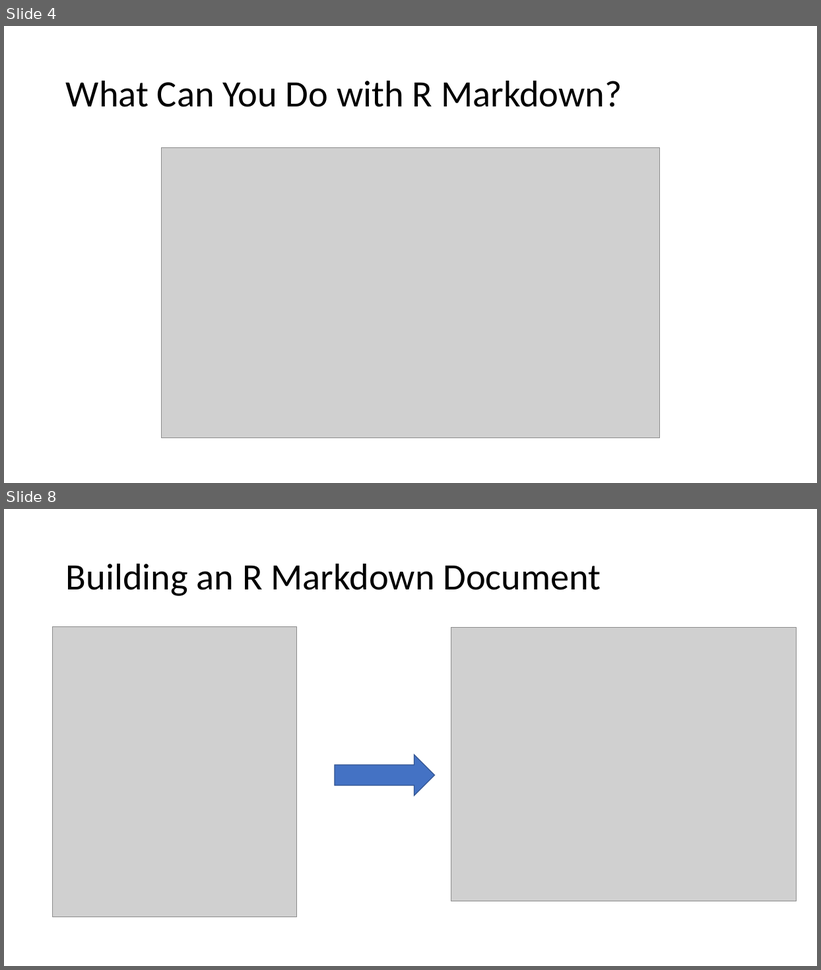
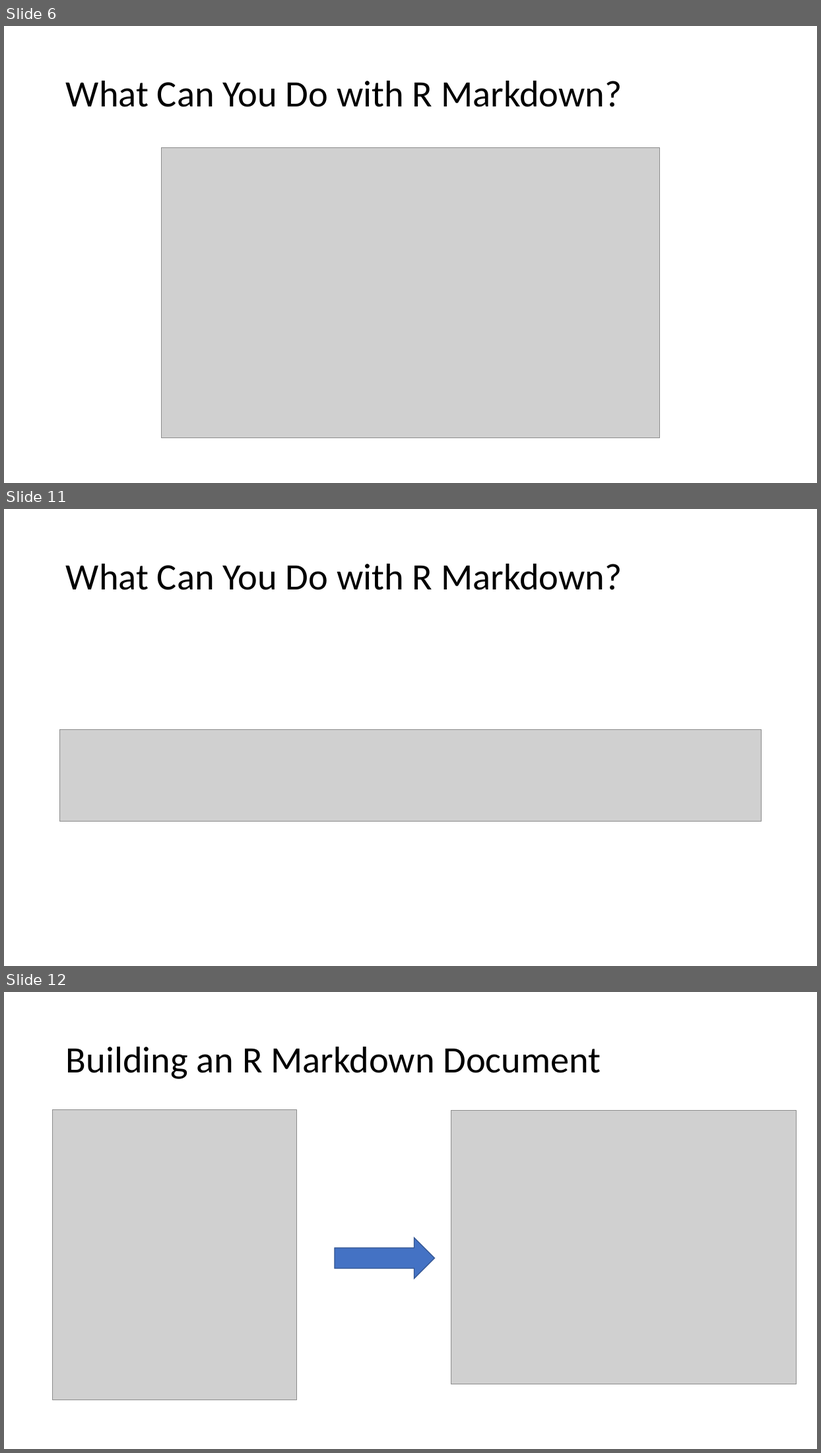
Before and after one commit to Cmell/BBMarkdownTalkSpring2018, a slide deck: MarkdownBBSp2018.pptx. Shown one above the other, each under a label of ours: slides 4 and 8 before the commit, slides 6, 11 and 12 after it; the slides between them are not shown. The pictures are 821x970 and 821x1453 pixels, drawn with LibreOffice and Linux fonts; fonts in the diff are those of the drawing; grey boxes stand for pictures. Boxes give left, top, right and bottom in pixels: in the first picture for what was removed or moved away, otherwise in the second. Text is boxed around its words. In the diff, an @@ line names an element or a change of style, - is before the commit and + after.

```diff
--- a/MarkdownBBSp2018.pptx
+++ b/MarkdownBBSp2018.pptx
@@ slide 11 added at (4,509,817,966), background #FFFFFF @@
@@ title added at (66,563,622,590), 44 pt, text #000000 @@
+What Can You Do with R Markdown?
@@ picture added at (60,730,762,822) @@
@@ what was slide 4 is now slide 6 @@
@@ what was slide 8 is now slide 12 @@
```
Also in this commit, not shown: 5 slides changed, 3 other slides added, 3 other files.
